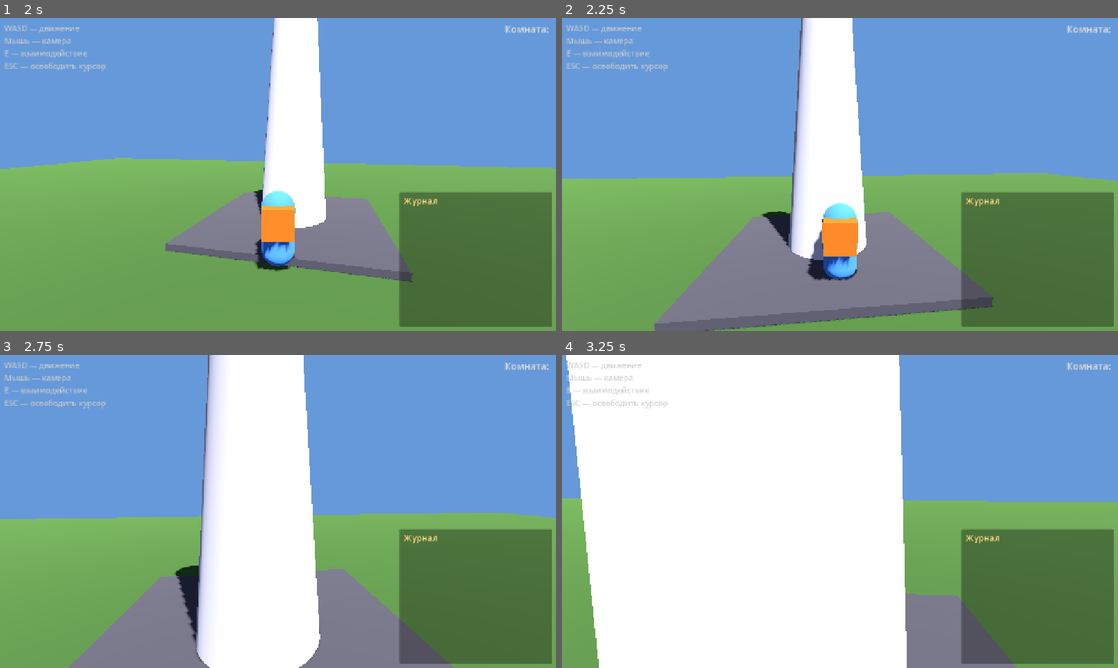
Above: before the commit, frames 1-4 (two rows, left to right).
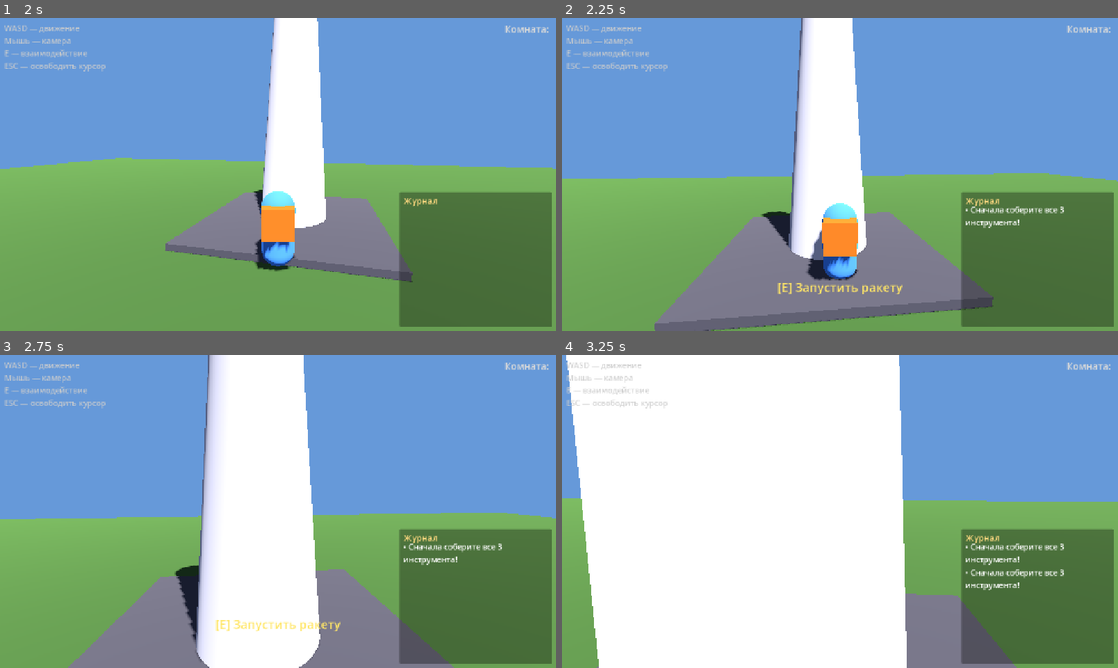
Above: after the commit, the same moments.

Repository: mstislav0/game
Game: Godot game, scene res://scenes/game_world.tscn
The game is run twice, just before and just after one commit, with the same random seed, the same clock (stepped at 60 frames per second) and the same inputs. This scene is started directly instead of the project's main scene.
Inputs (mouse positions are in pixels of both pictures, inside the frame that each line leads up to):
- Up to frame 1 (2 s): tap Enter at 0.5 s; move the mouse to (305, 174) at 0.52 s; hold W (move_forward) from 0.53 s (still down); tap E (interact) at 0.6, 1.35 s; move the mouse to (250, 174) at 1.27 s
- Up to frame 2 (2.25 s): keep holding W (move_forward); move the mouse to (851, 168) at 2.02 s; tap E (interact) at 2.1 s
- Up to frame 3 (2.75 s): keep holding W (move_forward)
- Up to frame 4 (3.25 s): keep holding W (move_forward); move the mouse to (834, 517) at 2.77 s; tap E (interact) at 2.85 s

Frame 1 is identical in both runs. In frame 2, 0.6% of the frame differs, in the area x 38-91%, y 60-89%; in frame 3, 0.7%; in frame 4, 0.6%.

Commit message:
Networked quest progress + rocket launch flow
- Server tracks per-room collected items and launch votes
- Collectibles route through server; same item picked up by anyone vanishes for all
- New LaunchZone near the rocket: each player presses E, when all voted → scene change
- Late joiners get current collected items list and skip already-gathered ones
- Stub Mission 2 (Space) scene as placeholder for next iteration

Diff:
--- a/godot_project/scenes/game_world.tscn
+++ b/godot_project/scenes/game_world.tscn
@@ -4,6 +4,7 @@
 [ext_resource type="Script" path="res://scripts/hud.gd" id="2"]
 [ext_resource type="PackedScene" uid="uid://collectible" path="res://scenes/collectible.tscn" id="3"]
 [ext_resource type="PackedScene" uid="uid://npc" path="res://scenes/npc.tscn" id="4"]
+[ext_resource type="PackedScene" uid="uid://launch_zone" path="res://scenes/launch_zone.tscn" id="5"]
 
 [sub_resource type="PlaneMesh" id="PlaneMesh_1"]
 size = Vector2(60, 60)
@@ -89,6 +90,9 @@
 
 [node name="Tool3" parent="." instance=ExtResource("3")]
 transform = Transform3D(1, 0, 0, 0, 1, 0, 0, 0, 1, 6, 0, 10)
+
+[node name="LaunchZone" parent="." instance=ExtResource("5")]
+transform = Transform3D(1, 0, 0, 0, 1, 0, 0, 0, 1, 0, 0.2, -10)
 
 [node name="HUD" type="CanvasLayer" parent="."]
 script = ExtResource("2")
--- /dev/null
+++ b/godot_project/scenes/launch_zone.tscn
@@ -0,0 +1,27 @@
+[gd_scene load_steps=4 format=3 uid="uid://launch_zone"]
+
+[ext_resource type="Script" path="res://scripts/launch_zone.gd" id="1"]
+
+[sub_resource type="CylinderShape3D" id="CylShape_1"]
+height = 3.0
+radius = 2.0
+
+[sub_resource type="LabelSettings" id="LabelSettings_1"]
+font_size = 32
+outline_size = 8
+outline_color = Color(0, 0, 0, 1)
+
+[node name="LaunchZone" type="Area3D" groups=["interactable"]]
+script = ExtResource("1")
+
+[node name="CollisionShape3D" type="CollisionShape3D" parent="."]
+position = Vector3(0, 1.5, 0)
+shape = SubResource("CylShape_1")
+
+[node name="Label" type="Label3D" parent="."]
+position = Vector3(0, 3.5, 0)
+text = "ЗАПУСК"
+pixel_size = 0.01
+billboard = 1
+modulate = Color(1, 0.7, 0.3, 1)
+label_settings = SubResource("LabelSettings_1")
--- /dev/null
+++ b/godot_project/scenes/space.tscn
@@ -0,0 +1,37 @@
+[gd_scene format=3 uid="uid://space_placeholder"]
+
+[node name="Space" type="Control"]
+anchor_right = 1.0
+anchor_bottom = 1.0
+
+[node name="Background" type="ColorRect" parent="."]
+anchor_right = 1.0
+anchor_bottom = 1.0
+color = Color(0.02, 0.02, 0.08, 1)
+
+[node name="VBox" type="VBoxContainer" parent="."]
+anchor_left = 0.5
+anchor_top = 0.5
+anchor_right = 0.5
+anchor_bottom = 0.5
+offset_left = -400.0
+offset_top = -100.0
+offset_right = 400.0
+offset_bottom = 100.0
+alignment = 1
+theme_override_constants/separation = 20
+
+[node name="Title" type="Label" parent="VBox"]
+text = "🚀 МИССИЯ 2: КОСМОС"
+horizontal_alignment = 1
+theme_override_font_sizes/font_size = 48
+theme_override_colors/font_color = Color(1, 0.9, 0.5, 1)
+
+[node name="Text" type="Label" parent="VBox"]
+text = "Ракета взлетела. Но что-то приближается на радаре...
+
+Продолжение скоро."
+horizontal_alignment = 1
+autowrap_mode = 3
+theme_override_font_sizes/font_size = 24
+theme_override_colors/font_color = Color(0.8, 0.85, 1, 1)
--- a/godot_project/scripts/collectible.gd
+++ b/godot_project/scripts/collectible.gd
@@ -8,9 +8,17 @@
 		item_id = name
 	prompt_text = "[E] Подобрать"
 	interacted.connect(_on_interacted)
-	if QuestManager.is_item_collected(quest_id, item_id):
+	NetworkManager.item_collected.connect(_on_item_collected)
+	# Если предмет уже собран кем-то (мы только что вошли в комнату), уничтожаемся сразу
+	var key = "%s:%s" % [quest_id, item_id]
+	if NetworkManager.initial_collected.has(key):
 		queue_free()
 
 func _on_interacted(_player: Node) -> void:
-	if QuestManager.collect_item(quest_id, item_id):
+	# Просим сервер. Реальное удаление произойдёт в _on_item_collected
+	NetworkManager.send_collect_item(quest_id, item_id)
+
+func _on_item_collected(qid: String, iid: String, _by: String) -> void:
+	if qid == quest_id and iid == item_id:
+		QuestManager.collect_item(quest_id, item_id)
 		queue_free()
--- /dev/null
+++ b/godot_project/scripts/launch_zone.gd
@@ -0,0 +1,28 @@
+extends Interactable
+
+@export var quest_id: String = "earth_tools"
+var _voted := false
+
+func _ready() -> void:
+	prompt_text = "[E] Запустить ракету"
+	interacted.connect(_on_interacted)
+	NetworkManager.launch_progress.connect(_on_launch_progress)
+	NetworkManager.launch_now.connect(_on_launch_now)
+
+func _on_interacted(_player: Node) -> void:
+	if _voted:
+		return
+	if not QuestManager.is_quest_complete(quest_id):
+		QuestManager.emit_signal("journal_message", "Сначала соберите все 3 инструмента!")
+		return
+	_voted = true
+	NetworkManager.send_launch_vote()
+	QuestManager.emit_signal("journal_message", "Вы готовы к запуску. Ждём остальных...")
+
+func _on_launch_progress(have: int, required: int) -> void:
+	QuestManager.emit_signal("journal_message", "К запуску готовы: %d/%d" % [have, required])
+
+func _on_launch_now() -> void:
+	QuestManager.emit_signal("journal_message", "🚀 Запуск!")
+	await get_tree().create_timer(1.5).timeout
+	get_tree().change_scene_to_file("res://scenes/space.tscn")
--- a/godot_project/scripts/network_manager.gd
+++ b/godot_project/scripts/network_manager.gd
@@ -10,6 +10,10 @@
 signal player_joined(player_id: String, player_name: String)
 signal player_left(player_id: String)
 signal player_moved(player_id: String, position: Vector3, rotation: float)
+signal item_collected(quest_id: String, item_id: String, by_id: String)
+signal initial_collected_received(items: Array)
+signal launch_progress(have: int, required: int)
+signal launch_now
 signal error_occurred(message: String)
 
 var socket := WebSocketPeer.new()
@@ -19,6 +23,7 @@
 var is_connected := false
 var initial_players: Array = []  # игроки, бывшие в комнате до нашего входа
 var room_players: Dictionary = {}  # id → name, все известные игроки комнаты (кроме нас)
+var initial_collected: Array = []  # ["quest_id:item_id", ...] на момент входа
 var _state := WebSocketPeer.STATE_CLOSED
 
 func _ready() -> void:
@@ -37,6 +42,12 @@
 
 func join_room(code: String) -> void:
 	_send({"action": "join_room", "code": code, "name": my_name})
+
+func send_collect_item(quest_id: String, item_id: String) -> void:
+	_send({"action": "collect_item", "quest_id": quest_id, "item_id": item_id})
+
+func send_launch_vote() -> void:
+	_send({"action": "launch_vote"})
 
 func send_position(position: Vector3, rotation_y: float) -> void:
 	_send({
@@ -101,10 +112,12 @@
 			room_code = data.get("code", "")
 			var players = data.get("players", [])
 			initial_players = players
+			initial_collected = data.get("collected", [])
 			room_players.clear()
 			for p in players:
 				room_players[p.get("id", "")] = p.get("name", "Космонавт")
 			emit_signal("room_joined", room_code, players)
+			emit_signal("initial_collected_received", initial_collected)
 		"player_joined":
 			var pid = data.get("id", "")
 			var pname = data.get("name", "Космонавт")
@@ -121,5 +134,11 @@
 				data.get("z", 0.0)
 			)
 			emit_signal("player_moved", data.get("id", ""), pos, data.get("ry", 0.0))
+		"item_collected":
+			emit_signal("item_collected", data.get("quest_id", ""), data.get("item_id", ""), data.get("by", ""))
+		"launch_progress":
+			emit_signal("launch_progress", int(data.get("have", 0)), int(data.get("required", 0)))
+		"launch_now":
+			emit_signal("launch_now")
 		"error":
 			emit_signal("error_occurred", data.get("message", "Неизвестная ошибка"))
--- a/godot_project/scripts/npc.gd
+++ b/godot_project/scripts/npc.gd
@@ -3,7 +3,7 @@
 @export var npc_name: String = "Профессор Звёздочкин"
 @export_multiline var intro_line: String = "Привет! Помоги собрать инструменты — найди 3 ящика на космодроме."
 @export_multiline var progress_line: String = "Молодец, ищи дальше!"
-@export_multiline var complete_line: String = "Отлично! Все детали собраны. Можем запускать ракету!"
+@export_multiline var complete_line: String = "Отлично! Все детали собраны. Идите в ракету — она вон там на стартовой площадке!"
 @export var quest_id: String = "earth_tools"
 @export var quest_title: String = "Собрать инструменты"
 @export var quest_target: int = 3
--- a/godot_project/scripts/quest_manager.gd
+++ b/godot_project/scripts/quest_manager.gd
@@ -19,9 +19,14 @@
 	emit_signal("quest_started", quest_id, title)
 	emit_signal("journal_message", "Новое задание: %s (0/%d)" % [title, target])
 
+func ensure_quest(quest_id: String, title: String, target: int) -> void:
+	if not active_quests.has(quest_id):
+		start_quest(quest_id, title, target)
+
 func collect_item(quest_id: String, item_id: String) -> bool:
+	# Если кто-то собрал предмет до того, как мы поговорили с NPC — заводим квест автоматически
 	if not active_quests.has(quest_id):
-		return false
+		start_quest(quest_id, "Собрать предметы", 3)
 	var q = active_quests[quest_id]
 	if q.items.has(item_id):
 		return false
Not shown, changed: server/server.js
